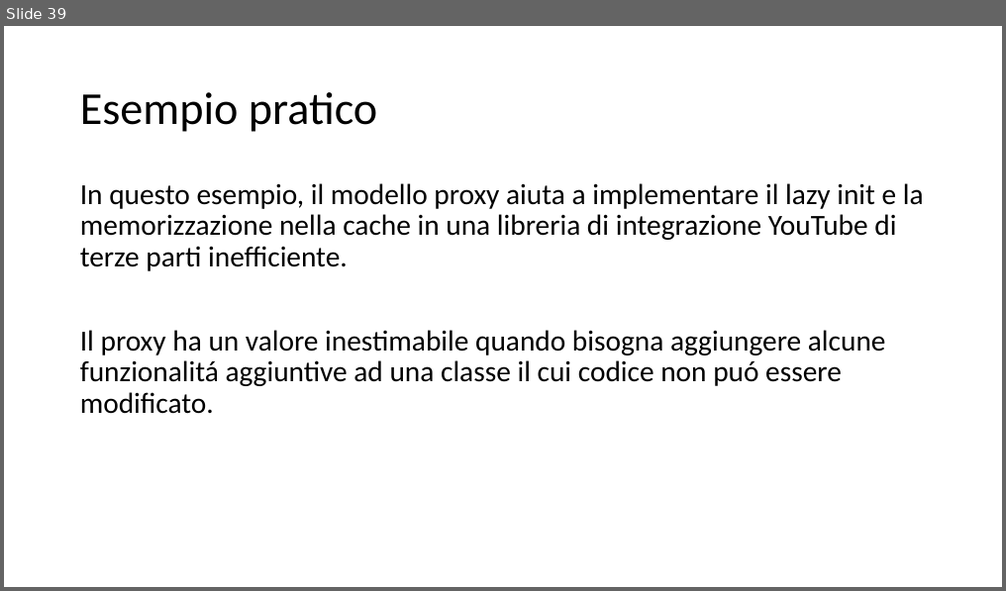
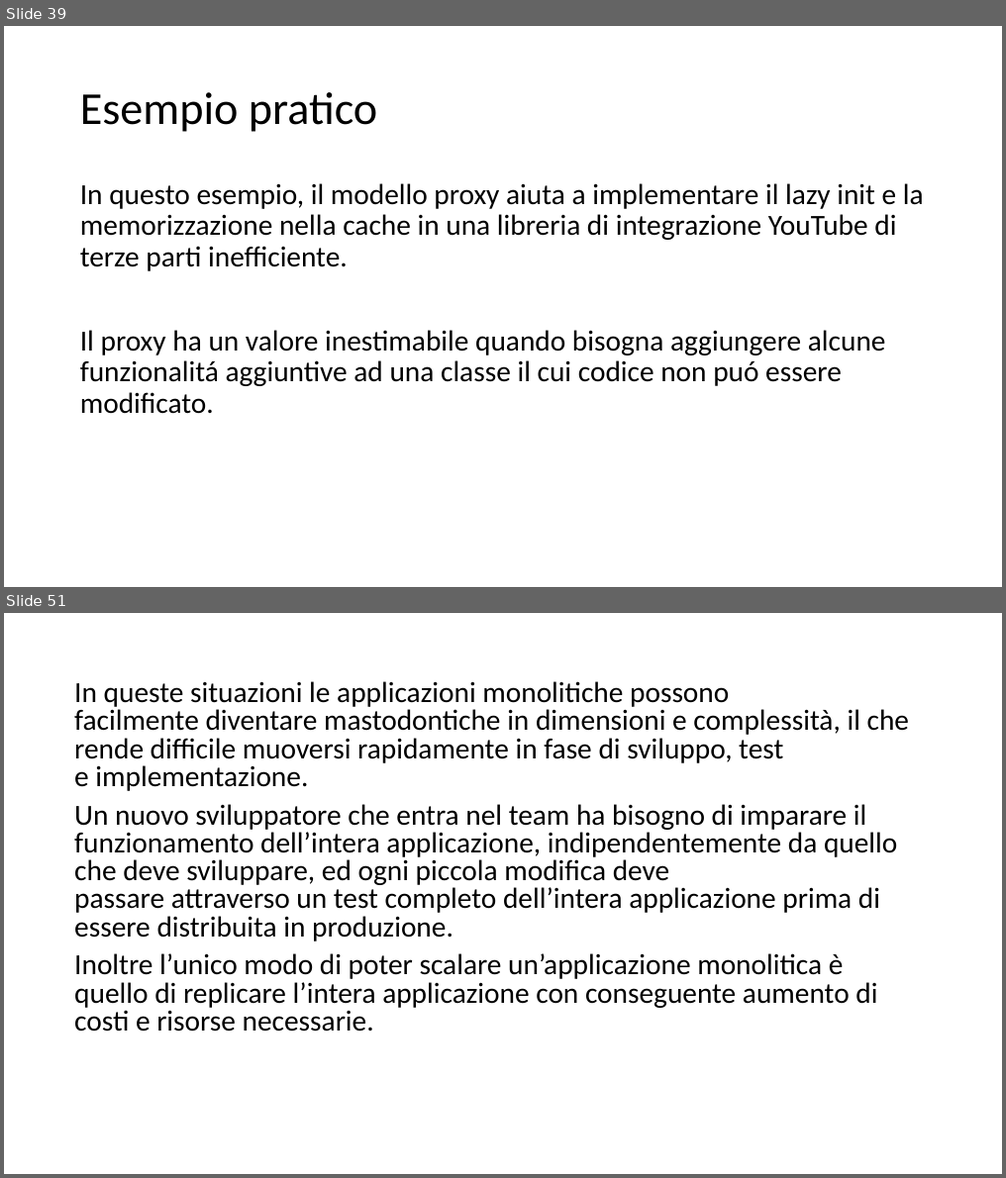
Before and after one commit to cicababba/java_course, a slide deck: Slide/Pattern.pptx. Shown one above the other, each under a label of ours: slide 39 before the commit, slides 39 and 51 after it; the slides between them are not shown. The pictures are 1006x591 and 1006x1178 pixels, drawn with LibreOffice and Linux fonts; fonts in the diff are those of the drawing. Boxes give left, top, right and bottom in pixels: in the first picture for what was removed or moved away, otherwise in the second. Text is boxed around its words. In the diff, an @@ line names an element or a change of style, - is before the commit and + after.

```diff
--- a/Slide/Pattern.pptx
+++ b/Slide/Pattern.pptx
@@ slide 51 added at (4, 613, 1002, 1174), background #FFFFFF @@
@@ text added at (74, 681, 909, 1032), 28 pt, text #000000 @@
+In queste situazioni le applicazioni monolitiche possono facilmente diventare mastodontiche in dimensioni e complessità, il che rende difficile muoversi rapidamente in fase di sviluppo, test e implementazione.
+Un nuovo sviluppatore che entra nel team ha bisogno di imparare il funzionamento dell’intera applicazione, indipendentemente da quello che deve sviluppare, ed ogni piccola modifica deve passare attraverso un test completo dell’intera applicazione prima di essere distribuita in produzione.
+Inoltre l’unico modo di poter scalare un’applicazione monolitica è quello di replicare l’intera applicazione con conseguente aumento di costi e risorse necessarie.
```
Also in this commit, not shown: 1 slide changed, 76 other slides added.
